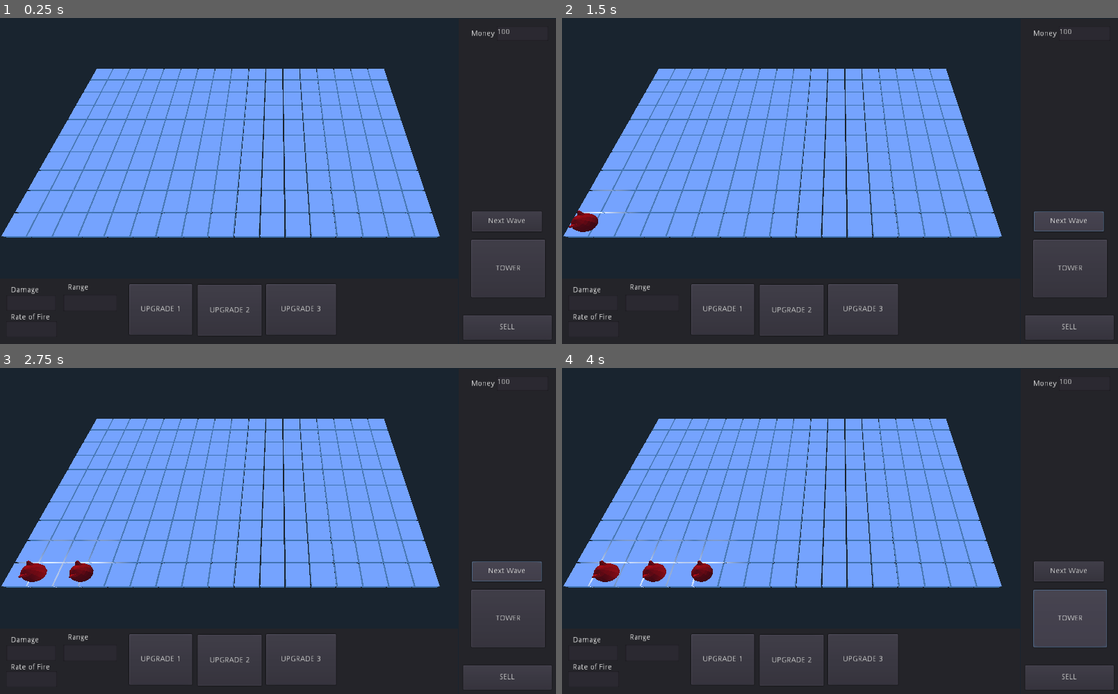
Above: before the commit, frames 1-4 (two rows, left to right).
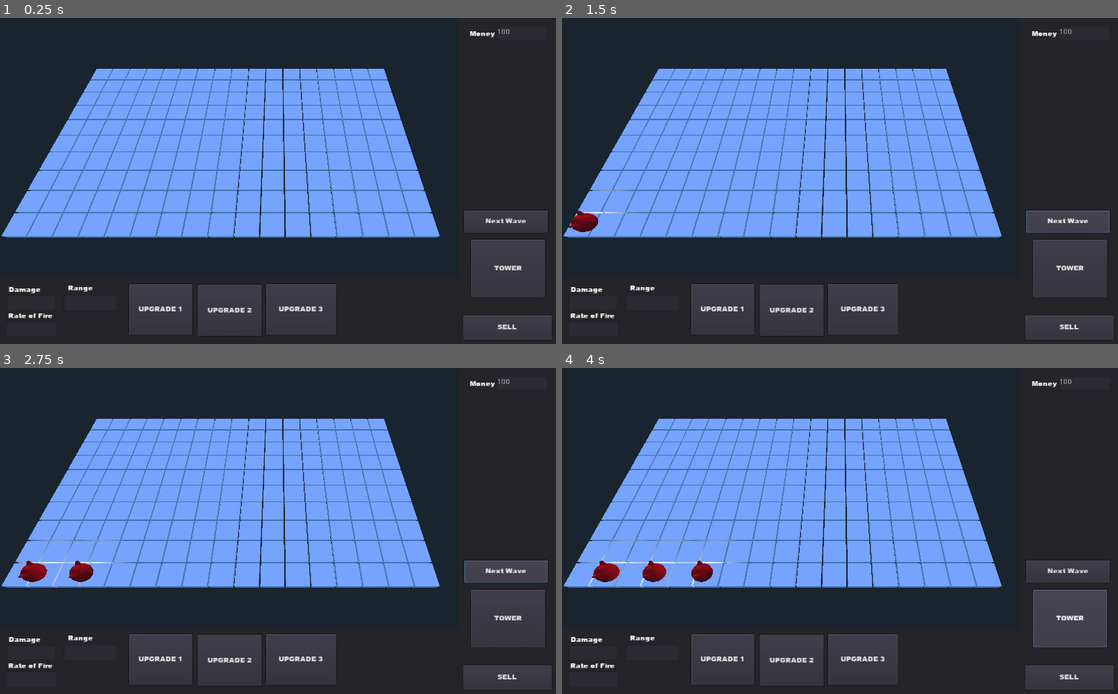
Above: after the commit, the same moments.

Repository: liampward/GodotTD
Game: Godot game, scene res://Scenes/Root.tscn
Two runs of this game, one before a commit and one after it. Both use one fixed random seed, a clock stepped at 60 frames per second and the inputs below.
Inputs (mouse positions are in pixels of both pictures, inside the frame that each line leads up to):
- Up to frame 1 (0.25 s): no input
- Up to frame 2 (1.5 s): click (595, 301) at 0.52 s; type "12" at 0.6 s; click (595, 330) at 0.75 s; type "12" at 0.83 s; click (650, 301) at 0.98 s; type "12" at 1.07 s; click "Next Wave" at 1.25 s
- Up to frame 3 (2.75 s): click "Next Wave" at 2 s
- Up to frame 4 (4 s): click "SELL" at 2.75 s; click "TOWER" at 3.5 s

The runs differ from the first frame. In frame 1, 0.9% of the frame differs, in the area x 1-99%, y 3-96%; in frame 2, 1.0%; in frame 3, 1.0%; in frame 4, 0.9%.
Error in both runs: Invalid get index 'tower' (on base: 'Nil'). (res://Scripts/Sell)

Commit message:
font update

Diff:
--- a/Scenes/HUD.tscn
+++ b/Scenes/HUD.tscn
@@ -1,15 +1,16 @@
-[gd_scene load_steps=11 format=2]
-
-[ext_resource path="res://Scripts/SpawnButton.gd" type="Script" id=1]
-[ext_resource path="res://Scripts/Sell Button.gd" type="Script" id=2]
-[ext_resource path="res://Scripts/money.gd" type="Script" id=3]
-[ext_resource path="res://Scripts/purchase Button.gd" type="Script" id=4]
-[ext_resource path="res://Scripts/Damage.gd" type="Script" id=5]
-[ext_resource path="res://Scripts/fire rate.gd" type="Script" id=6]
-[ext_resource path="res://Scripts/range.gd" type="Script" id=7]
-[ext_resource path="res://Scripts/upgrade select 1.gd" type="Script" id=8]
-[ext_resource path="res://Scripts/upgrade select 2.gd" type="Script" id=9]
-[ext_resource path="res://Scripts/upgrade select 3.gd" type="Script" id=10]
+[gd_scene load_steps=12 format=2]
+
+[ext_resource path="res://media/button_font.tres" type="DynamicFont" id=1]
+[ext_resource path="res://Scripts/SpawnButton.gd" type="Script" id=2]
+[ext_resource path="res://Scripts/Sell Button.gd" type="Script" id=3]
+[ext_resource path="res://Scripts/money.gd" type="Script" id=4]
+[ext_resource path="res://Scripts/purchase Button.gd" type="Script" id=5]
+[ext_resource path="res://Scripts/Damage.gd" type="Script" id=6]
+[ext_resource path="res://Scripts/fire rate.gd" type="Script" id=7]
+[ext_resource path="res://Scripts/range.gd" type="Script" id=8]
+[ext_resource path="res://Scripts/upgrade select 1.gd" type="Script" id=9]
+[ext_resource path="res://Scripts/upgrade select 2.gd" type="Script" id=10]
+[ext_resource path="res://Scripts/upgrade select 3.gd" type="Script" id=11]
 
 [node name="MainPanel" type="Panel" index="0"]
 
@@ -34,17 +35,18 @@
 anchor_top = 0.0
 anchor_right = 0.0
 anchor_bottom = 0.0
-margin_left = 24.0
-margin_top = 355.0
-margin_right = 153.0
-margin_bottom = 392.0
-rect_pivot_offset = Vector2( 0, 0 )
-rect_clip_content = false
-focus_mode = 2
-mouse_filter = 0
-mouse_default_cursor_shape = 0
-size_flags_horizontal = 1
-size_flags_vertical = 1
+margin_left = 10.0
+margin_top = 353.0
+margin_right = 164.0
+margin_bottom = 394.0
+rect_pivot_offset = Vector2( 0, 0 )
+rect_clip_content = false
+focus_mode = 2
+mouse_filter = 0
+mouse_default_cursor_shape = 0
+size_flags_horizontal = 1
+size_flags_vertical = 1
+custom_fonts/font = ExtResource( 1 )
 toggle_mode = false
 enabled_focus_mode = 2
 shortcut = null
@@ -52,7 +54,8 @@
 text = "Next Wave"
 flat = false
 align = 1
-script = ExtResource( 1 )
+script = ExtResource( 2 )
+_sections_unfolded = [ "custom_fonts" ]
 
 [node name="SellButton" type="Button" parent="." index="1"]
 
@@ -71,6 +74,7 @@
 mouse_default_cursor_shape = 0
 size_flags_horizontal = 1
 size_flags_vertical = 1
+custom_fonts/font = ExtResource( 1 )
 toggle_mode = false
 enabled_focus_mode = 2
 shortcut = null
@@ -78,7 +82,8 @@
 text = "SELL"
 flat = false
 align = 1
-script = ExtResource( 2 )
+script = ExtResource( 3 )
+_sections_unfolded = [ "custom_fonts" ]
 
 [node name="Money" type="TextEdit" parent="." index="2"]
 
@@ -121,20 +126,22 @@
 anchor_top = 0.0
 anchor_right = 0.0
 anchor_bottom = 0.0
-margin_left = 23.0
-margin_top = 21.0
-margin_right = 66.0
-margin_bottom = 35.0
+margin_left = 20.0
+margin_top = 18.0
+margin_right = 69.0
+margin_bottom = 39.0
 rect_pivot_offset = Vector2( 0, 0 )
 rect_clip_content = false
 mouse_filter = 2
 mouse_default_cursor_shape = 0
 size_flags_horizontal = 1
 size_flags_vertical = 4
+custom_fonts/font = ExtResource( 1 )
 text = "Money"
 percent_visible = 1.0
 lines_skipped = 0
 max_lines_visible = -1
+_sections_unfolded = [ "custom_fonts" ]
 
 [node name="PurchaseButton" type="Button" parent="." index="4"]
 
@@ -153,6 +160,7 @@
 mouse_default_cursor_shape = 0
 size_flags_horizontal = 1
 size_flags_vertical = 1
+custom_fonts/font = ExtResource( 1 )
 toggle_mode = false
 enabled_focus_mode = 2
 shortcut = null
@@ -160,7 +168,8 @@
 text = "TOWER"
 flat = false
 align = 1
-script = ExtResource( 4 )
+script = ExtResource( 5 )
+_sections_unfolded = [ "custom_fonts" ]
 
 [node name="DetailPanel" type="Panel" parent="." index="5"]
 
@@ -189,62 +198,6 @@
 margin_top = 30.0
 margin_right = 103.0
 margin_bottom = 59.0
-rect_pivot_offset = Vector2( 0, 0 )
-rect_clip_content = false
-focus_mode = 2
-mouse_filter = 0
-mouse_default_cursor_shape = 0
-size_flags_horizontal = 1
-size_flags_vertical = 1
-text = ""
-readonly = false
-highlight_current_line = false
-syntax_highlighting = false
-show_line_numbers = false
-highlight_all_occurrences = false
-override_selected_font_color = false
-context_menu_enabled = true
-smooth_scrolling = false
-v_scroll_speed = 80.0
-hiding_enabled = 0
-wrap_lines = false
-caret_block_mode = false
-caret_blink = false
-caret_blink_speed = 0.65
-caret_moving_by_right_click = true
-script = ExtResource( 5 )
-
-[node name="DamageLabel" type="Label" parent="DetailPanel" index="1"]
-
-anchor_left = 0.0
-anchor_top = 0.0
-anchor_right = 0.0
-anchor_bottom = 0.0
-margin_left = 20.0
-margin_top = 14.0
-margin_right = 72.0
-margin_bottom = 28.0
-rect_pivot_offset = Vector2( 0, 0 )
-rect_clip_content = false
-mouse_filter = 2
-mouse_default_cursor_shape = 0
-size_flags_horizontal = 1
-size_flags_vertical = 4
-text = "Damage"
-percent_visible = 1.0
-lines_skipped = 0
-max_lines_visible = -1
-
-[node name="FireRate" type="TextEdit" parent="DetailPanel" index="2"]
-
-anchor_left = 0.0
-anchor_top = 0.0
-anchor_right = 0.0
-anchor_bottom = 0.0
-margin_left = 11.0
-margin_top = 78.0
-margin_right = 105.0
-margin_bottom = 108.0
 rect_pivot_offset = Vector2( 0, 0 )
 rect_clip_content = false
 focus_mode = 2
@@ -270,37 +223,39 @@
 caret_moving_by_right_click = true
 script = ExtResource( 6 )
 
-[node name="FireRateLabel" type="Label" parent="DetailPanel" index="3"]
-
-anchor_left = 0.0
-anchor_top = 0.0
-anchor_right = 0.0
-anchor_bottom = 0.0
-margin_left = 20.0
-margin_top = 64.0
-margin_right = 92.0
-margin_bottom = 78.0
+[node name="DamageLabel" type="Label" parent="DetailPanel" index="1"]
+
+anchor_left = 0.0
+anchor_top = 0.0
+anchor_right = 0.0
+anchor_bottom = 0.0
+margin_left = 16.0
+margin_top = 10.0
+margin_right = 77.0
+margin_bottom = 31.0
 rect_pivot_offset = Vector2( 0, 0 )
 rect_clip_content = false
 mouse_filter = 2
 mouse_default_cursor_shape = 0
 size_flags_horizontal = 1
 size_flags_vertical = 4
-text = "Rate of Fire"
+custom_fonts/font = ExtResource( 1 )
+text = "Damage"
 percent_visible = 1.0
 lines_skipped = 0
 max_lines_visible = -1
-
-[node name="Range" type="TextEdit" parent="DetailPanel" index="4"]
-
-anchor_left = 0.0
-anchor_top = 0.0
-anchor_right = 0.0
-anchor_bottom = 0.0
-margin_left = 117.0
-margin_top = 29.0
-margin_right = 216.0
-margin_bottom = 60.0
+_sections_unfolded = [ "custom_fonts" ]
+
+[node name="FireRate" type="TextEdit" parent="DetailPanel" index="2"]
+
+anchor_left = 0.0
+anchor_top = 0.0
+anchor_right = 0.0
+anchor_bottom = 0.0
+margin_left = 11.0
+margin_top = 78.0
+margin_right = 105.0
+margin_bottom = 108.0
 rect_pivot_offset = Vector2( 0, 0 )
 rect_clip_content = false
 focus_mode = 2
@@ -326,6 +281,64 @@
 caret_moving_by_right_click = true
 script = ExtResource( 7 )
 
+[node name="FireRateLabel" type="Label" parent="DetailPanel" index="3"]
+
+anchor_left = 0.0
+anchor_top = 0.0
+anchor_right = 0.0
+anchor_bottom = 0.0
+margin_left = 15.0
+margin_top = 58.0
+margin_right = 103.0
+margin_bottom = 79.0
+rect_pivot_offset = Vector2( 0, 0 )
+rect_clip_content = false
+mouse_filter = 2
+mouse_default_cursor_shape = 0
+size_flags_horizontal = 1
+size_flags_vertical = 4
+custom_fonts/font = ExtResource( 1 )
+text = "Rate of Fire"
+percent_visible = 1.0
+lines_skipped = 0
+max_lines_visible = -1
+_sections_unfolded = [ "custom_fonts" ]
+
+[node name="Range" type="TextEdit" parent="DetailPanel" index="4"]
+
+anchor_left = 0.0
+anchor_top = 0.0
+anchor_right = 0.0
+anchor_bottom = 0.0
+margin_left = 117.0
+margin_top = 29.0
+margin_right = 216.0
+margin_bottom = 60.0
+rect_pivot_offset = Vector2( 0, 0 )
+rect_clip_content = false
+focus_mode = 2
+mouse_filter = 0
+mouse_default_cursor_shape = 0
+size_flags_horizontal = 1
+size_flags_vertical = 1
+text = ""
+readonly = false
+highlight_current_line = false
+syntax_highlighting = false
+show_line_numbers = false
+highlight_all_occurrences = false
+override_selected_font_color = false
+context_menu_enabled = true
+smooth_scrolling = false
+v_scroll_speed = 80.0
+hiding_enabled = 0
+wrap_lines = false
+caret_block_mode = false
+caret_blink = false
+caret_blink_speed = 0.65
+caret_moving_by_right_click = true
+script = ExtResource( 8 )
+
 [node name="RangeLabel" type="Label" parent="DetailPanel" index="5"]
 
 anchor_left = 0.0
@@ -333,19 +346,21 @@
 anchor_right = 0.0
 anchor_bottom = 0.0
 margin_left = 125.0
-margin_top = 9.0
-margin_right = 165.0
-margin_bottom = 23.0
+margin_top = 7.0
+margin_right = 172.0
+margin_bottom = 28.0
 rect_pivot_offset = Vector2( 0, 0 )
 rect_clip_content = false
 mouse_filter = 2
 mouse_default_cursor_shape = 0
 size_flags_horizontal = 1
 size_flags_vertical = 4
+custom_fonts/font = ExtResource( 1 )
 text = "Range"
 percent_visible = 1.0
 lines_skipped = 0
 max_lines_visible = -1
+_sections_unfolded = [ "custom_fonts" ]
 
 [node name="UpgradeSelect1" type="Button" parent="DetailPanel" index="6"]
 
@@ -364,6 +379,7 @@
 mouse_default_cursor_shape = 0
 size_flags_horizontal = 1
 size_flags_vertical = 1
+custom_fonts/font = ExtResource( 1 )
 toggle_mode = false
 enabled_focus_mode = 2
 shortcut = null
@@ -371,7 +387,8 @@
 text = "UPGRADE 1"
 flat = false
 align = 1
-script = ExtResource( 8 )
+script = ExtResource( 9 )
+_sections_unfolded = [ "custom_fonts" ]
 
 [node name="UpgradeSelect2" type="Button" parent="DetailPanel" index="7"]
 
@@ -390,6 +407,7 @@
 mouse_default_cursor_shape = 0
 size_flags_horizontal = 1
 size_flags_vertical = 1
+custom_fonts/font = ExtResource( 1 )
 toggle_mode = false
 enabled_focus_mode = 2
 shortcut = null
@@ -397,7 +415,8 @@
 text = "UPGRADE 2"
 flat = false
 align = 1
-script = ExtResource( 9 )
+script = ExtResource( 10 )
+_sections_unfolded = [ "custom_fonts" ]
 
 [node name="UpgradeSelect3" type="Button" parent="DetailPanel" index="8"]
 
@@ -416,6 +435,7 @@
 mouse_default_cursor_shape = 0
 size_flags_horizontal = 1
 size_flags_vertical = 1
+custom_fonts/font = ExtResource( 1 )
 toggle_mode = false
 enabled_focus_mode = 2
 shortcut = null
@@ -423,4 +443,5 @@
 text = "UPGRADE 3"
 flat = false
 align = 1
-script = ExtResource( 10 )
+script = ExtResource( 11 )
+_sections_unfolded = [ "custom_fonts" ]
--- /dev/null
+++ b/media/button_font.tres
@@ -0,0 +1,11 @@
+[gd_resource type="DynamicFont" load_steps=2 format=2]
+
+[ext_resource path="res://media/ariblk.ttf" type="DynamicFontData" id=1]
+
+[resource]
+
+size = 14
+use_mipmaps = true
+use_filter = true
+font_data = ExtResource( 1 )
+_sections_unfolded = [ "Font", "Settings" ]
Not shown: 1 places in Scenes/HUD.tscn that only renumber resources
Binary file added: media/ariblk.ttf
